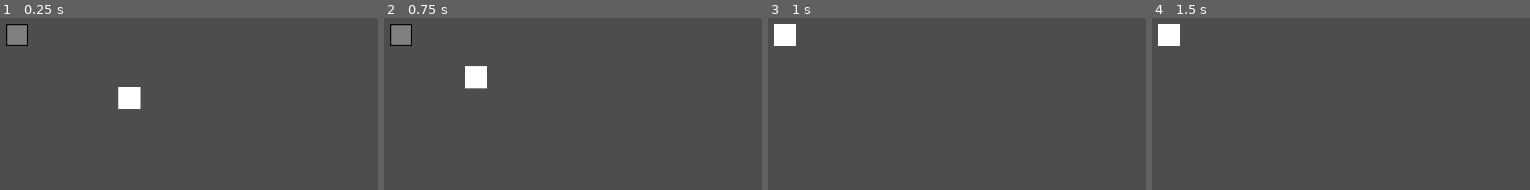
Above: before the commit, frames 1-4 (left to right).
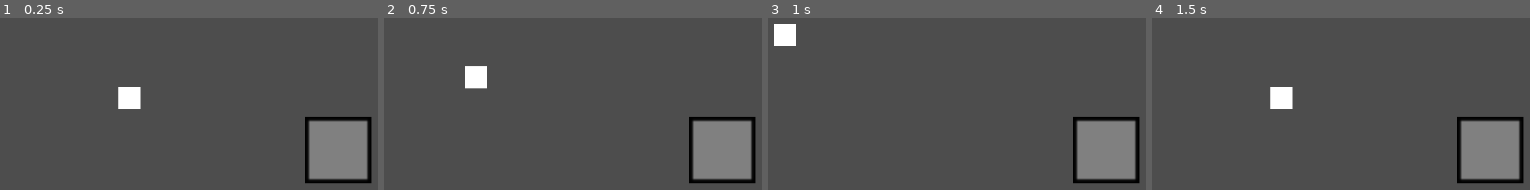
Above: after the commit, the same moments.

Repository: swenmeeuwes/ludum-dare-53
Game: Godot game, scene res://scenes/Main.tscn
The game is run twice, just before and just after one commit, with the same random seed, the same clock (stepped at 60 frames per second) and the same inputs.
Inputs (mouse positions are in pixels of both pictures, inside the frame that each line leads up to):
- Up to frame 1 (0.25 s): no input
- Up to frame 2 (0.75 s): tap Enter at 0.5 s; drag from (512, 98) to (402, 35) at 0.52 s
- Up to frame 3 (1 s): no input
- Up to frame 4 (1.5 s): drag from (outside the picture) to (1170, 35) at 1.27 s

The runs differ from the first frame. In frame 1, 7.2% of the frame differs, in the area x 1-99%, y 3-96%; in frame 2, 7.2%; in frame 3, 6.5%; in frame 4, 8.1%.

Commit message:
Adds shapes for draggables and slots

Diff:
--- a/actors/DragManager/DragManager.gd
+++ b/actors/DragManager/DragManager.gd
@@ -23,7 +23,11 @@
 				held_draggable.unslot()
 				held_draggable.move_back_to_original_position()
 			else:
-				held_draggable.slot(entered_drag_target)
+				var canSlot = entered_drag_target.can_slot_draggable(held_draggable)
+				if canSlot:
+					held_draggable.slot(entered_drag_target)
+				else:
+					held_draggable.move_back_to_original_position()
 			held_draggable = null
 
 func _on_draggable_clicked(draggable: Draggable):
--- a/actors/DragTarget/DragTarget.gd
+++ b/actors/DragTarget/DragTarget.gd
@@ -3,31 +3,85 @@
 signal allow_draggable_to_slot(draggable, dragTarget)
 signal disallow_draggable_to_slot(draggable, dragTarget)
 
+# 1 means that there is space for a draggable there
+@export var available_slots = [
+	[1, 1, 1],
+	[0, 1, 0],
+	[1, 1, 1]
+]
+@export var cell_size = 32 # in pixels
+
 @onready var sprite = $Sprite2D
+@onready var collision_shape = $CollisionShape2D
 
 var slotted_draggable: Draggable
+var draggable_in_body: Draggable
 
 func slot(draggable: Draggable):
 	slotted_draggable = draggable
 
+func can_slot_draggable(draggable):
+	var relative_position = draggable_in_body.position - position
+	var shape_position = _world_position_to_shape_position(relative_position)
+
+	return _shape_fits(draggable_in_body.shape, shape_position)
+
+func draggable_position_to_slot_position(draggable):
+	var relative_position = draggable_in_body.position - position
+	var shape_position = _world_position_to_shape_position(relative_position)
+
+	return position + shape_position * cell_size
+
 func unslot():
 	slotted_draggable = null
+
+func _process(delta):
+	if not draggable_in_body:
+		return
+
+	var can_slot = can_slot_draggable(draggable_in_body)
+#	print(fits)
 
 func _on_body_entered(body):
 	if not body.is_in_group("draggable"):
 		return
 
-	sprite.self_modulate = Color.GREEN
-
 	var draggable = body
 	allow_draggable_to_slot.emit(draggable, self)
+
+	draggable_in_body = draggable;
 
 
 func _on_body_exited(body):
 	if not body.is_in_group("draggable"):
 		return
 
-	sprite.self_modulate = Color.WHITE
-
 	var draggable = body
 	disallow_draggable_to_slot.emit(draggable, self)
+
+	draggable_in_body = null
+
+func _shape_fits(candidate_shape, at):
+	#print(candidate_shape)
+	for y in range(0, candidate_shape.size()):
+		for x in range(0, candidate_shape[0].size()):
+			# print(x, ",", y, ": ", + shape[y][x])
+			var candidate_cell = candidate_shape[y][x]
+			if candidate_cell == 1:
+				var targetPos = Vector2(x, y) + at
+				if not cell_is_free(targetPos):
+					return false
+
+	return true
+
+func cell_is_free(position: Vector2):
+	if (position.y < 0 or position.y >= available_slots.size()):
+		return false
+
+	if (position.x < 0 or position.x >= available_slots[0].size()):
+		return false
+
+	return available_slots[position.y][position.x] == 1
+
+func _world_position_to_shape_position(world_position: Vector2):
+	return round(world_position / cell_size)
--- a/actors/DragTarget/DragTarget.tscn
+++ b/actors/DragTarget/DragTarget.tscn
@@ -4,12 +4,13 @@
 [ext_resource type="Script" path="res://actors/DragTarget/DragTarget.gd" id="1_qxcp7"]
 
 [sub_resource type="RectangleShape2D" id="RectangleShape2D_d0ju4"]
-size = Vector2(32, 32)
+size = Vector2(96, 96)
 
 [node name="DragTarget" type="Area2D" groups=["drag_target"]]
 script = ExtResource("1_qxcp7")
 
 [node name="Sprite2D" type="Sprite2D" parent="."]
+scale = Vector2(3, 3)
 texture = ExtResource("1_gisg6")
 
 [node name="CollisionShape2D" type="CollisionShape2D" parent="."]
--- a/actors/Draggable/Draggable.gd
+++ b/actors/Draggable/Draggable.gd
@@ -1,6 +1,13 @@
 class_name Draggable extends RigidBody2D
 
 signal clicked(draggable)
+
+# 1 means that the draggable occupies this space
+@export var shape = [
+	[0, 1, 0],
+	[0, 1, 0],
+	[0, 0, 0]
+]
 
 var held = false
 var original_position: Vector2
@@ -34,8 +41,10 @@
 func slot(drag_target: DragTarget):
 	current_drag_target = drag_target
 
+	var slotted_position = drag_target.draggable_position_to_slot_position(self)
+
 	var translate_tween = create_tween()
-	translate_tween.tween_property(self, "position", drag_target.position, .15).set_trans(Tween.TRANS_SINE).set_ease(Tween.EASE_IN_OUT)
+	translate_tween.tween_property(self, "position", slotted_position, .15).set_trans(Tween.TRANS_SINE).set_ease(Tween.EASE_IN_OUT)
 
 func unslot():
 	if current_drag_target == null:
--- a/scenes/Main.tscn
+++ b/scenes/Main.tscn
@@ -11,7 +11,7 @@
 [node name="DragManager" parent="Game" instance=ExtResource("1_fna66")]
 
 [node name="DragTarget" parent="Game" instance=ExtResource("3_ftwwk")]
-position = Vector2(39, 39)
+position = Vector2(502, 205)
 
 [node name="Draggable" parent="Game" instance=ExtResource("1_7d4wj")]
 position = Vector2(201, 130)
